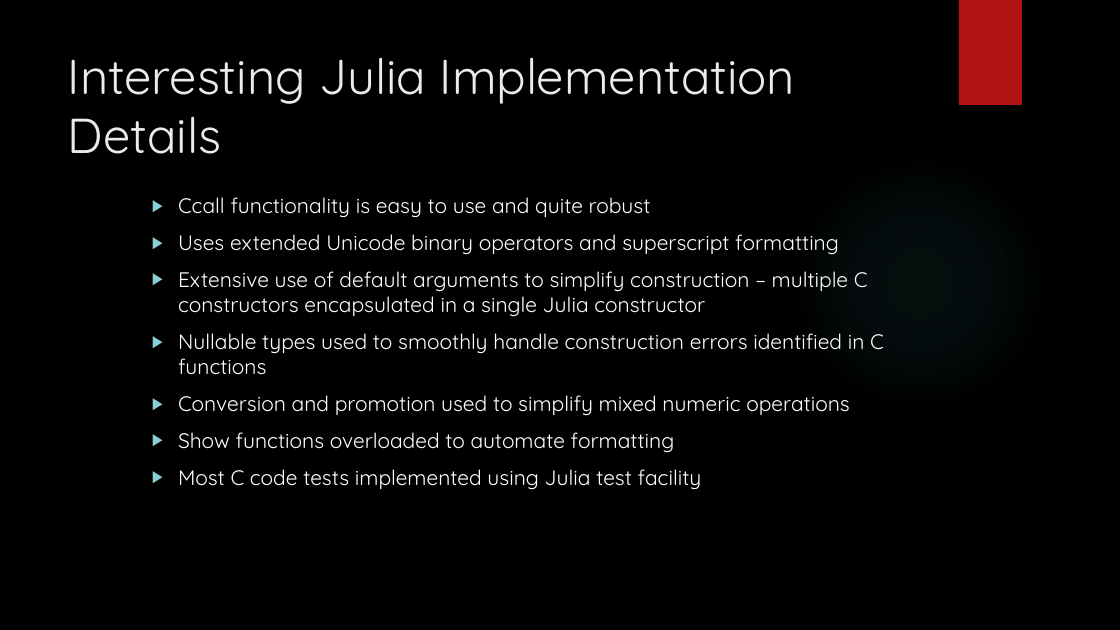
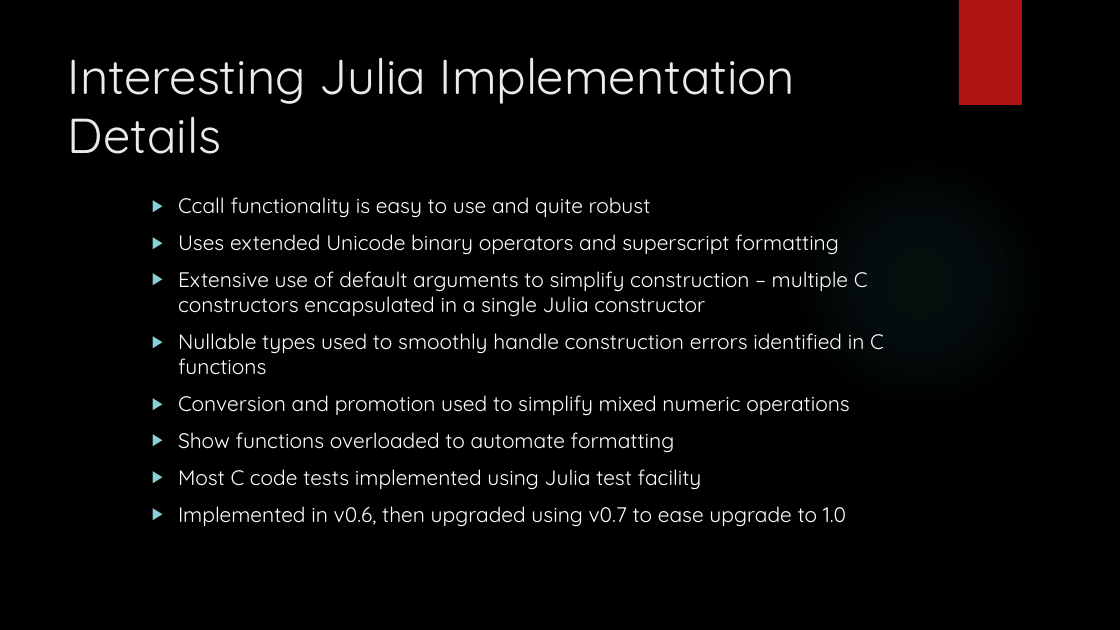
Before and after one commit to JayDweck/Ultimate-Datetime, a slide deck: slide 7 of Documents/JuliaCon 2019 Presentation.pptx. Drawn at 1120x630 pixels with LibreOffice and Linux fonts; fonts in the diff are those of the drawing; background and template pictures are left out. Boxes give left, top, right and bottom in pixels: in the first picture for what was removed or moved away, otherwise in the second. Text is boxed around its words. In the diff, an @@ line names an element or a change of style, - is before the commit and + after.

Commit message:
JuliaCon 2019 Presentation and demonstration.  Correction to overloading of division operator.

```diff
--- a/Documents/JuliaCon 2019 Presentation.pptx
+++ b/Documents/JuliaCon 2019 Presentation.pptx
@@ text at [178, 506, 846, 527]: paragraph added @@
+  ▶ Implemented in v0.6, then upgraded using v0.7 to ease upgrade to 1.0
```
Also in this commit, not shown: 1 other slide changed, 2 other files.
